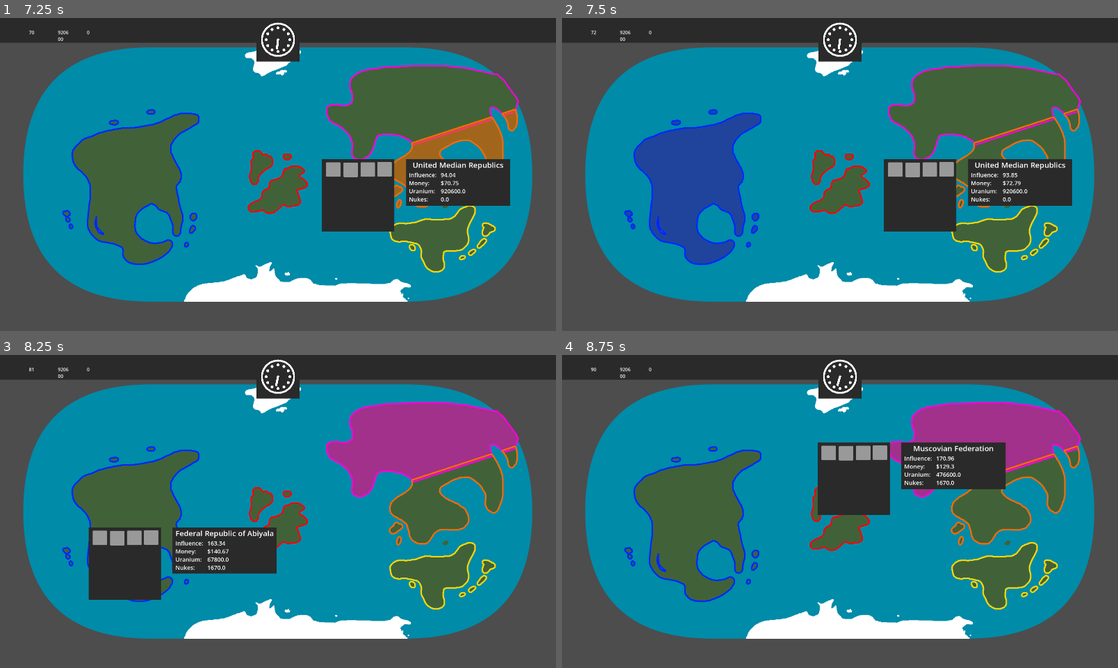
Above: before the commit, frames 1-4 (two rows, left to right).
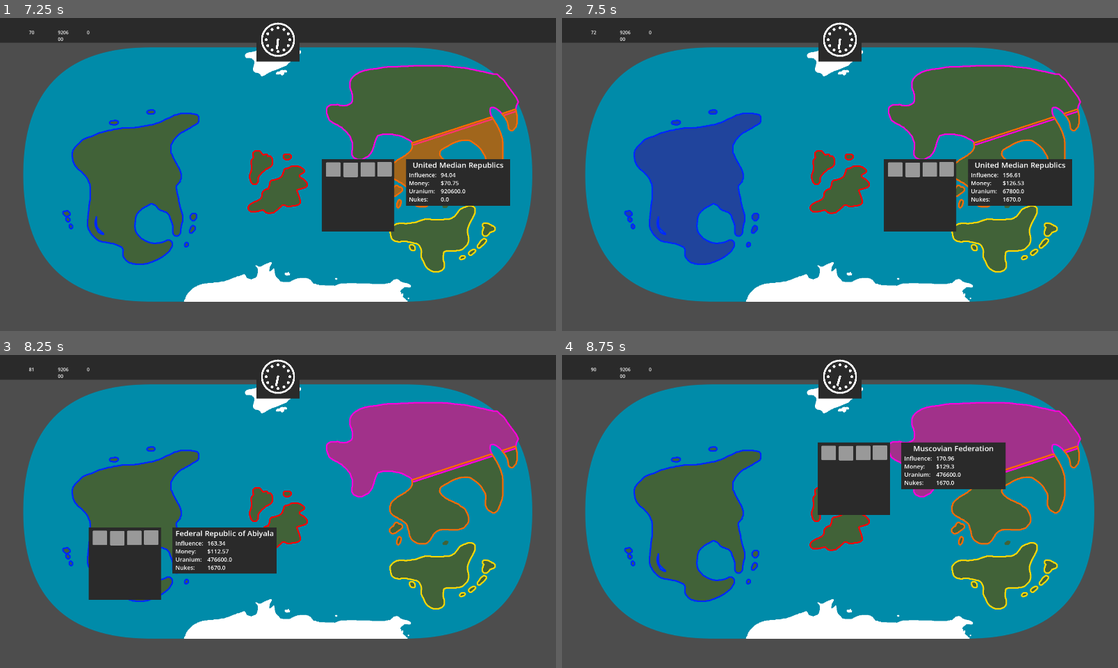
Above: after the commit, the same moments.

Repository: Stev51/gmtk-jam-2026
Game: Godot game, scene res://scenes/main.tscn
The game is run twice, just before and just after one commit, with the same random seed, the same clock (stepped at 60 frames per second) and the same inputs.
Inputs (mouse positions are in pixels of both pictures, inside the frame that each line leads up to):
- Up to frame 1 (7.25 s): press the mouse at (278, 174) at 0.53 s; release the mouse at (278, 174) at 1.25 s; click (211, 183) at 1.27 s; click (211, 183) at 2.02 s; click (211, 183) at 2.77 s; move the mouse to (444, 221) at 3.52 s; click (444, 221) at 3.6 s; move the mouse to (111, 127) at 4.27 s; hold 1 (x1_speed) 4.28-5.03 s; click (111, 127) at 4.55 s; tap Enter at 5, 6.5 s; move the mouse to (305, 174) at 5.02 s; tap 2 (x2_speed) at 5.1 s; click (305, 174) at 5.3 s; tap Space (pause) at 5.75, 6.4 s; move the mouse to (194, 96) at 5.77 s; press the mouse at (194, 96) at 5.78 s; move the mouse to (400, 158) at 6.52 s; release the mouse at (400, 158) at 6.53 s; click (400, 158) at 6.6 s
- Up to frame 2 (7.5 s): tap Space (pause) at 7.25 s; move the mouse to (728, 190) at 7.27 s; hold 1 (x1_speed) from 7.28 s (still down)
- Up to frame 3 (8.25 s): click (166, 527) at 7.55 s; tap Enter at 8 s; move the mouse to (333, 442) at 8.02 s; release 1 (x1_speed) at 8.03 s; tap 2 (x2_speed) at 8.1 s
- Up to frame 4 (8.75 s): click (895, 442) at 8.3 s

Frame 1 is identical in both runs. In frame 2, 0.1% of the frame differs, in the area x 79-84%, y 49-59%; in frame 3, less than 0.1%; in frame 4, nothing differs.

Commit message:
Moved selected country to global var

Diff:
--- a/scripts/country_click_box.gd
+++ b/scripts/country_click_box.gd
@@ -11,7 +11,7 @@
 	if event is InputEventMouseMotion and not Globals.clicked:
 		position = event.position
 
-func click(country: Country, pos: Vector2) -> void:
+func click(pos: Vector2) -> void:
 	position = pos
 	show()
 
--- a/scripts/country_hover_box.gd
+++ b/scripts/country_hover_box.gd
@@ -2,8 +2,6 @@
 
 @onready var name_node = $CountryNameTextBox
 @onready var stats_node = $StatsTextBox
-
-var current_country: Country = null
 
 func _ready() -> void:
 
@@ -27,18 +25,17 @@
 		position = event.position
 
 func set_name_text() -> void:
-	name_node.text = current_country.long_name
+	name_node.text = Globals.selected_country.long_name
 
 func set_stat_text() -> void:
 	var text = ""
-	text += str(snapped(current_country.influence, 0.01)) + "\n"
-	text += "$" + str(snapped(current_country.money, 0.01)) + "\n"
-	text += str(snapped(current_country.uranium, 0.01)) + "\n"
-	text += str(snapped(current_country.nukes, 0.01))
+	text += str(snapped(Globals.selected_country.influence, 0.01)) + "\n"
+	text += "$" + str(snapped(Globals.selected_country.money, 0.01)) + "\n"
+	text += str(snapped(Globals.selected_country.uranium, 0.01)) + "\n"
+	text += str(snapped(Globals.selected_country.nukes, 0.01))
 	stats_node.text = text
 
-func click(country: Country, pos: Vector2) -> void:
-	current_country = country
+func click(pos: Vector2) -> void:
 	set_name_text()
 	set_stat_text()
 	position = pos
@@ -47,9 +44,8 @@
 func unclick() -> void:
 	hide()
 
-func hover(country: Country) -> void:
+func hover() -> void:
 	if not Globals.clicked:
-		current_country = country
 		set_name_text()
 		set_stat_text()
 		show()
--- a/scripts/globals.gd
+++ b/scripts/globals.gd
@@ -2,10 +2,10 @@
 
 enum GameSpeed {PAUSED, NORMAL, FAST}
 
-signal country_hover(country: Country)
+signal country_hover()
 signal country_unhover
 
-signal country_click(country: Country, pos: Vector2)
+signal country_click(pos: Vector2)
 signal country_unclick
 
 var hovered_countries = 0
@@ -15,6 +15,7 @@
 var map_hoverable = true
 
 var PlayerCountry
+var selected_country
 
 func _ready() -> void:
 	# Fetch the root of the active scene and check if it's already done
@@ -29,7 +30,8 @@
 
 func map_hover(country: Country) -> void:
 	hovered_countries += 1
-	country_hover.emit(country)
+	selected_country = country
+	country_hover.emit()
 
 func map_unhover() -> void:
 	hovered_countries -= 1
@@ -38,7 +40,8 @@
 
 func map_click(country: Country, pos: Vector2) -> void:
 	clicked = true
-	country_click.emit(country, pos)
+	selected_country = country
+	country_click.emit(pos)
 
 func map_unclick() -> void:
 	clicked = false
--- a/scripts/main.gd
+++ b/scripts/main.gd
@@ -2,15 +2,7 @@
 
 func _input(event):
 
-	if event.is_action_pressed("left_click"):
-
-		'''
-		if Globals.clicked:
-			Globals.map_unclick()
-		'''
-		pass
-
-	elif event.is_action_pressed("pause"):
+	if event.is_action_pressed("pause"):
 
 		if Globals.game_speed == Globals.GameSpeed.PAUSED:
 			Globals.game_speed = Globals.GameSpeed.NORMAL
--- a/scripts/map.gd
+++ b/scripts/map.gd
@@ -5,4 +5,3 @@
 		if Globals.map_hoverable and Globals.clicked and Globals.hovered_countries <= 0:
 			get_viewport().set_input_as_handled()
 			Globals.map_unclick()
-			print("Clicked blank space")
--- a/scripts/map_hover_zone.gd
+++ b/scripts/map_hover_zone.gd
@@ -34,7 +34,6 @@
 			get_viewport().set_input_as_handled()
 			Globals.map_click(country, event.position)
 			click_sound_node.play()
-			print("Clicked " + country.short_name)
 
 func _on_mouse_entered() -> void:
 	if Globals.map_hoverable:
